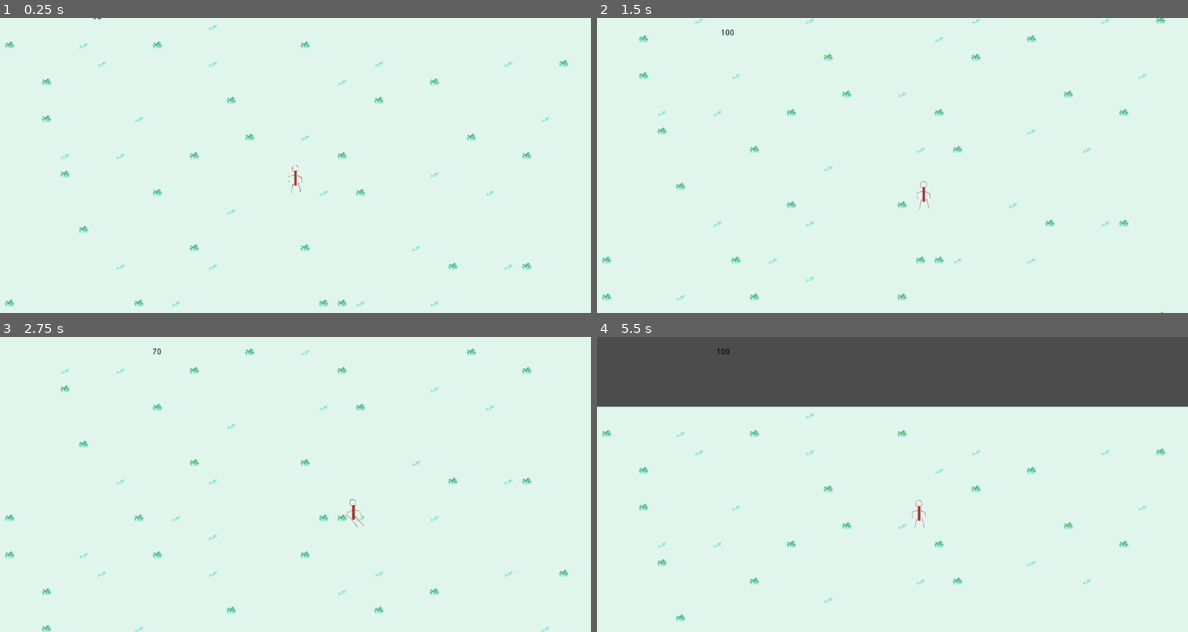
Above: before the commit, frames 1-4 (two rows, left to right).
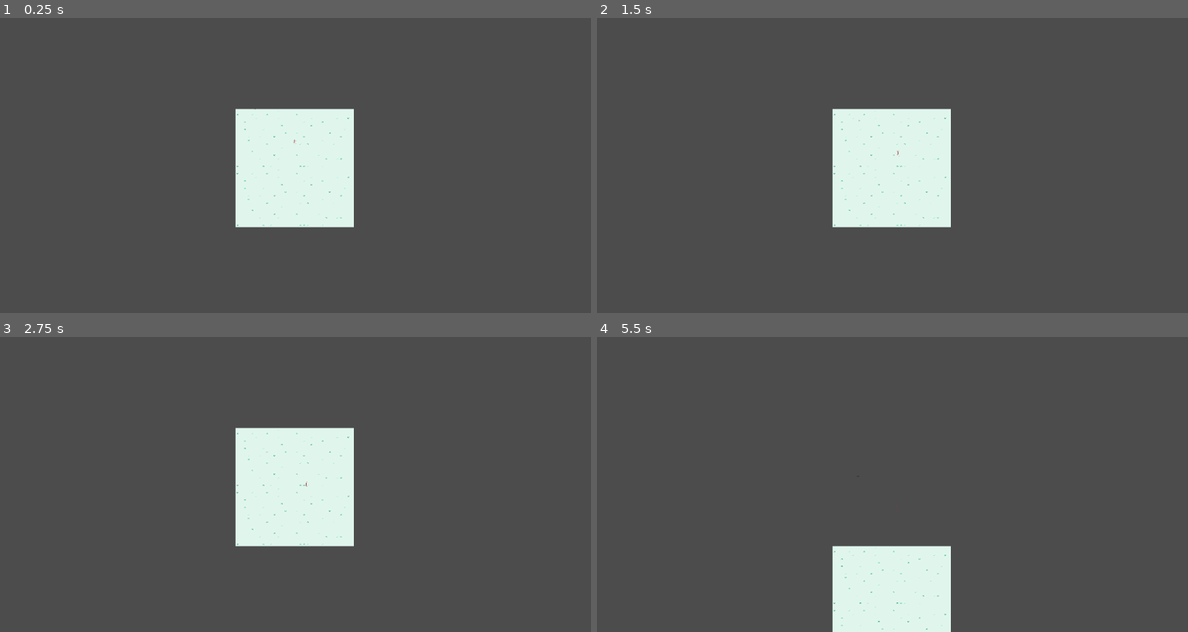
Above: after the commit, the same moments.

Repository: roycocup/ski
Game: Godot game, scene res://Scenes/World.tscn
The game is run twice, just before and just after one commit, with the same random seed, the same clock (stepped at 60 frames per second) and the same inputs.
Inputs:
- Up to frame 1 (0.25 s): no input
- Up to frame 2 (1.5 s): hold Right (ui_right) 0.53-1.28 s; hold Down from 1.28 s (still down)
- Up to frame 3 (2.75 s): release Down at 2.03 s; hold Right (ui_right) from 2.03 s (still down)
- Up to frame 4 (5.5 s): release Right (ui_right) at 3.53 s; hold Left 3.53-5.03 s; hold Down from 5.03 s (still down)

The runs differ from the first frame. In frame 1, 92% of the frame differs, in the area x 0-100%, y 0-100%; in frame 2, 92%; in frame 3, 92%; in frame 4, 71%.

Commit message:
refactoring background

Diff:
--- a/Scenes/Player.tscn
+++ b/Scenes/Player.tscn
@@ -4,7 +4,7 @@
 [ext_resource path="res://Assets/Edited/skier.png" type="Texture" id=2]
 [ext_resource path="res://Scenes/HUD.tscn" type="PackedScene" id=3]
 
-[node name="Player" type="RigidBody2D" index="0"]
+[node name="Player" type="RigidBody2D"]
 
 scale = Vector2( 0.5, 0.5 )
 input_pickable = false
--- a/Scenes/World.tscn
+++ b/Scenes/World.tscn
@@ -22,4 +22,30 @@
 position = Vector2( 512, 256 )
 _sections_unfolded = [ "Angular", "Applied Forces", "Linear", "Transform" ]
 
+[node name="SeeAllCamera" type="Camera2D" parent="." index="3"]
+
+position = Vector2( 518.296, 488.362 )
+anchor_mode = 1
+rotating = false
+current = false
+zoom = Vector2( 5, 5 )
+limit_left = -10000000
+limit_top = -10000000
+limit_right = 10000000
+limit_bottom = 10000000
+limit_smoothed = false
+drag_margin_h_enabled = true
+drag_margin_v_enabled = true
+smoothing_enabled = false
+smoothing_speed = 5.0
+offset_v = 0.0
+offset_h = 0.0
+drag_margin_left = 0.2
+drag_margin_top = 0.2
+drag_margin_right = 0.2
+drag_margin_bottom = 0.2
+editor_draw_screen = true
+editor_draw_limits = false
+editor_draw_drag_margin = false
+
 [connection signal="reset_background" from="Player" to="." method="_on_Player_reset_background"]
--- a/Scripts/Player.gd
+++ b/Scripts/Player.gd
@@ -64,6 +64,6 @@
 		$Sprite.scale.x = .5
 
 func check_reset_background():
-	var x = fmod(position.y, 512)
-	if (x > 0 and x < 1):
+	var diff = fmod(round(position.y), 512)
+	if (diff >= 0 and diff <= 1):
 		emit_signal("reset_background")
--- a/Scripts/World.gd
+++ b/Scripts/World.gd
@@ -7,7 +7,8 @@
 var hud
 
 func _ready():
-	$Player/Camera2D.make_current()
+	#$Player/Camera2D.make_current()
+	$SeeAllCamera.make_current()
 	cur_background_y = $Bck.position.y
 	bottom_background_y = $Bck_bot.position.y
 	set_process(true)
@@ -29,5 +30,6 @@
 
 func _on_Player_reset_background():
 	print("reset backgrounds")
-	$Bck.position.y += 512
-	$Bck_bot.position.y += 512
+	var offset = 512
+	$Bck.position.y += offset
+	$Bck_bot.position.y += offset
Not shown, added: TODO.md
